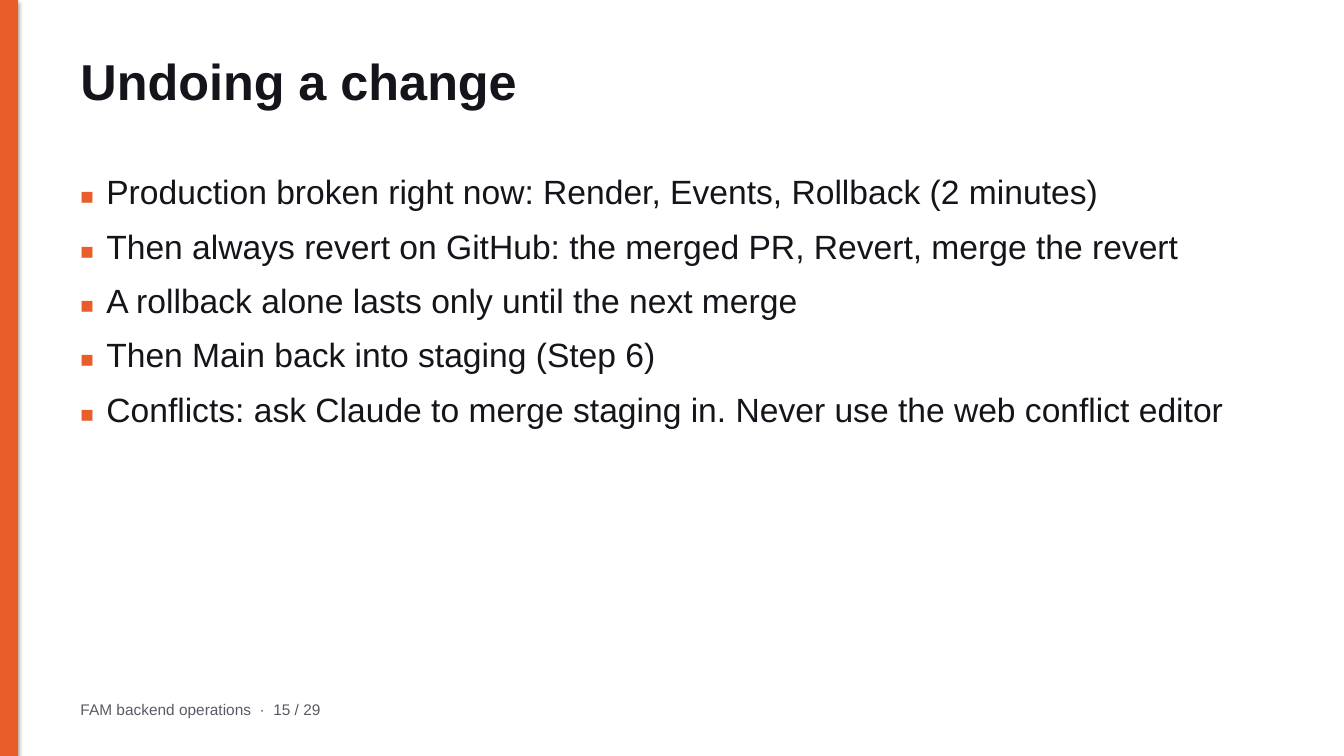
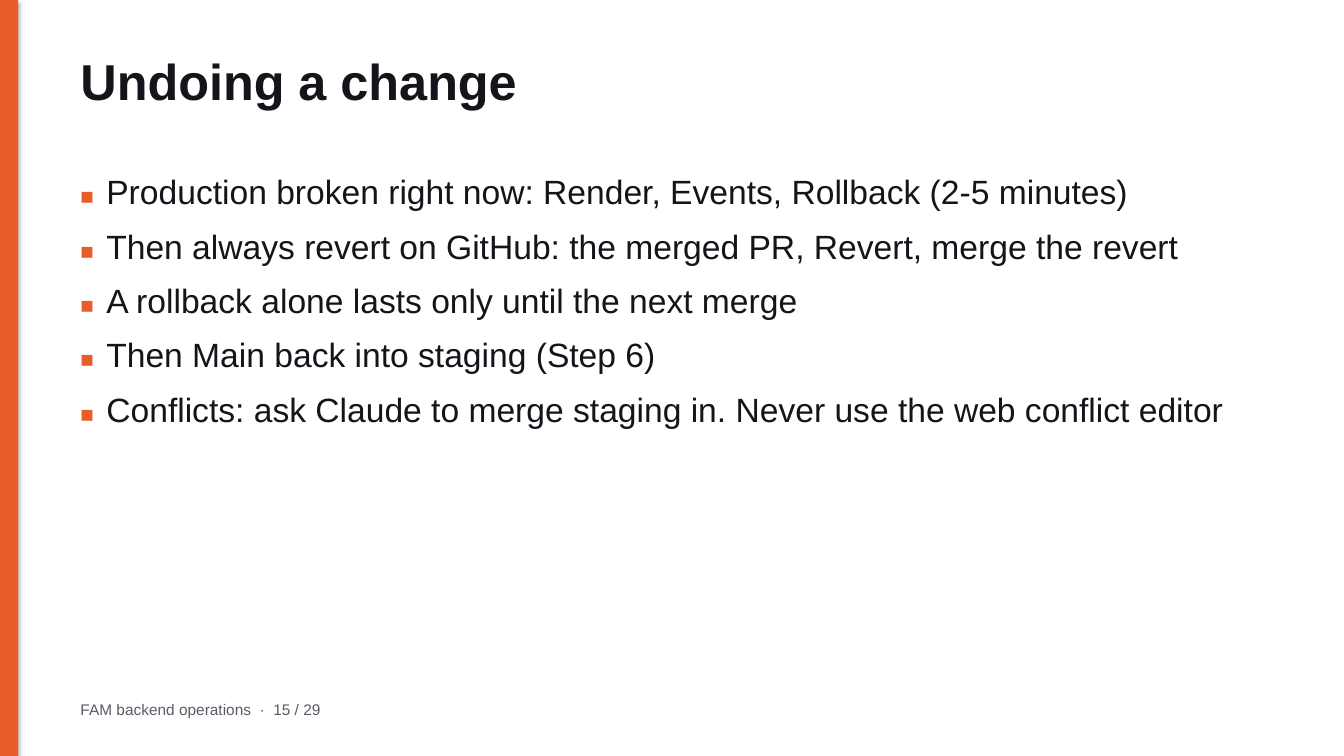
Before and after one commit to tjweingart-byte/FAM, a slide deck: slide 15 of docs/operations/FAM_Backend_Operations.pptx. Drawn at 1344x756 pixels with LibreOffice and Linux fonts; fonts in the diff are those of the drawing. Boxes give left, top, right and bottom in pixels: in the first picture for what was removed or moved away, otherwise in the second. Text is boxed around its words. In the diff, an @@ line names an element or a change of style, - is before the commit and + after.

```diff
--- a/docs/operations/FAM_Backend_Operations.pptx
+++ b/docs/operations/FAM_Backend_Operations.pptx
@@ text at box(106, 179, 1128, 211): text changed @@
-■ Production broken right now: Render, Events, Rollback (2 minutes)
+■ Production broken right now: Render, Events, Rollback (2-5 minutes)
```
Also in this commit, not shown: 5 other slides changed, 16 other files.
